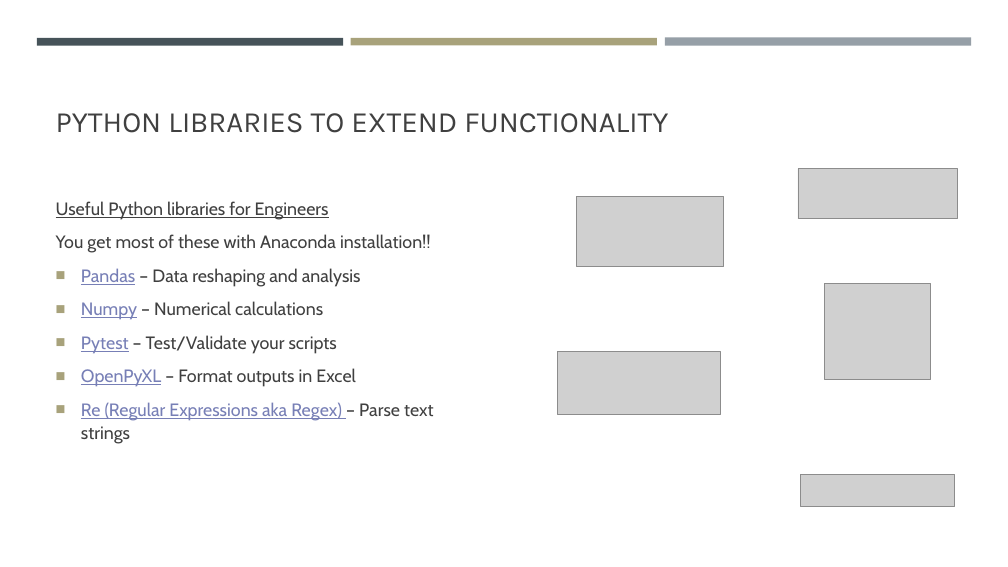
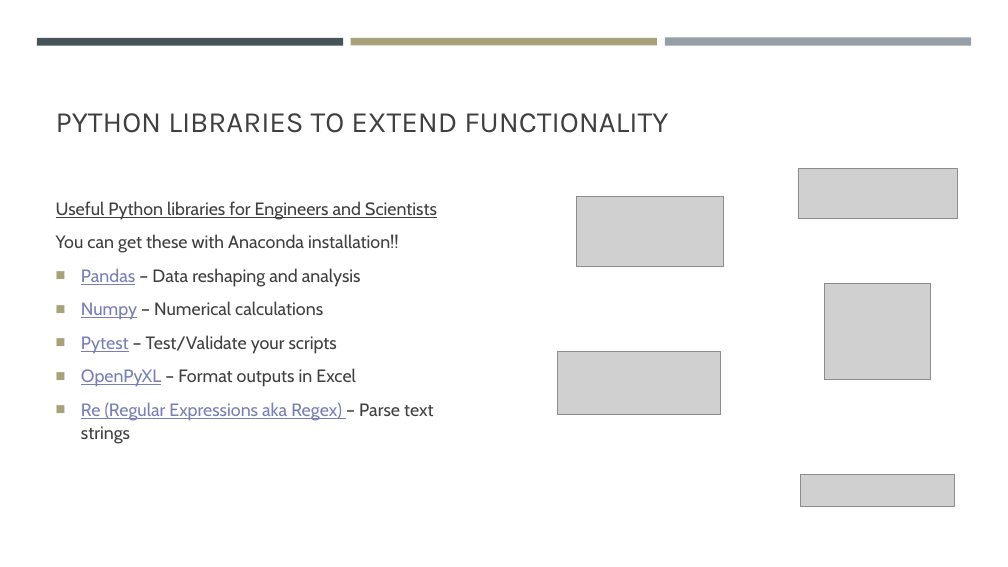
Before and after one commit to jlandgre/Data_Techniques_Training, a slide deck: slide 6 of Data_Techniques.pptx. Drawn at 1008x567 pixels with LibreOffice and Linux fonts; fonts in the diff are those of the drawing; grey boxes stand for pictures. Boxes give left, top, right and bottom in pixels: in the first picture for what was removed or moved away, otherwise in the second. Text is boxed around its words. In the diff, an @@ line names an element or a change of style, - is before the commit and + after.

```diff
--- a/Data_Techniques.pptx
+++ b/Data_Techniques.pptx
@@ text at (56, 201, 437, 253): text changed @@
-Useful Python libraries for Engineers
-You get most of these with Anaconda installation!!
+Useful Python libraries for Engineers and Scientists
+You can get these with Anaconda installation!!
```
Also in this commit, not shown: 1 other slide changed, 1 slide added, 4 other files.
